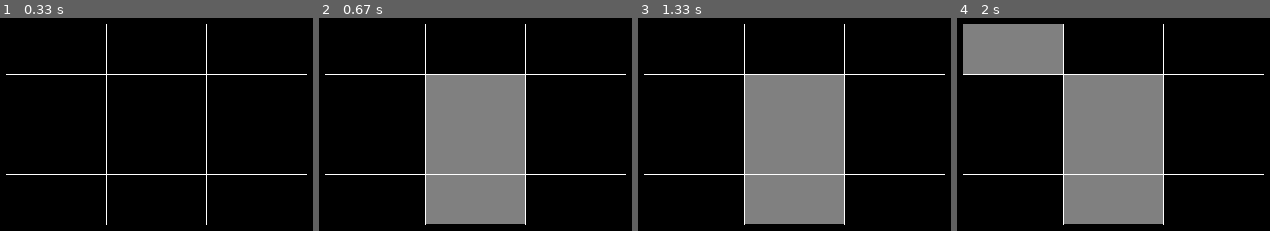
Above: before the commit, frames 1-4 (left to right).
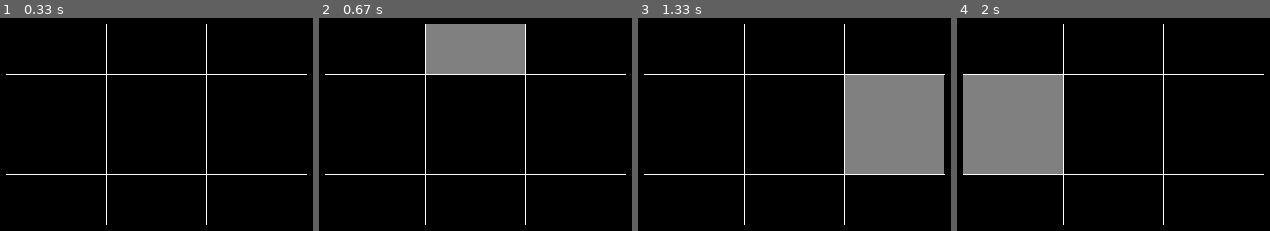
Above: after the commit, the same moments.

Repository: UCHMS19-20/final-project-gabriel-oliveira
Game: pygame game, started from src/game.py
Same seed, same stepped clock (60 frames per second), same inputs: the game is played once before the commit and once after it.
Inputs (mouse positions are in pixels of both pictures, inside the frame that each line leads up to):
- Up to frame 1 (0.33 s): no input
- Up to frame 2 (0.67 s): press the mouse at (475, 199) at 0.37 s; move the mouse to (466, 120) at 0.47 s; release the mouse at (456, 41) at 0.6 s
- Up to frame 3 (1.33 s): press the mouse at (794, 124) at 0.7 s; move the mouse to (722, 167) at 0.8 s; release the mouse at (650, 209) at 0.93 s; press the mouse at (894, 49) at 1.03 s; move the mouse to (875, 64) at 1.13 s; release the mouse at (857, 81) at 1.27 s
- Up to frame 4 (2 s): press the mouse at (1013, 49) at 1.37 s; move the mouse to (1047, 37) at 1.47 s; release the mouse at (1082, 26) at 1.6 s; press the mouse at (1013, 124) at 1.7 s; move the mouse to (988, 120) at 1.8 s; release the mouse at (963, 115) at 1.93 s

Frame 1 is identical in both runs. In frame 2, 29% of the frame differs, in the area x 34-66%, y 2-97%; in frame 3, 37%; in frame 4, 44%, in the area x 1-66%, y 2-97%.

Commit message:
Update game.py

Diff:
--- a/src/game.py
+++ b/src/game.py
@@ -6,7 +6,7 @@
 
 # Create a display. Size must be a tuple, which is why it's in parentheses
 screen = pygame.display.set_mode( (400, 300) )
-
+boxes = [False, False, False, False, False, False, False, False, False]
 # Main loop. Your game would go inside this loop
 while True:
     # do something for each event in the event queue (list of things that happen)
@@ -17,23 +17,196 @@
         if event.type == pygame.MOUSEMOTION:
             pos = pygame.mouse.get_pos()
             if ((50<pos[0] and pos[0]<150) and (50<pos[1] and pos[1]<100)):
-                pygame.draw.rect(screen, (128, 128, 128), (50,50,100,50))
+                pygame.draw.rect(screen, (128, 128, 128), (50,50,100,50)) # top left
+                pygame.draw.rect(screen, (0, 0, 0), (150,100,100,100)) # middle middle
+                pygame.draw.rect(screen, (0,0,0), (150,200,100,50)) # bottom middle
+                pygame.draw.rect(screen, (0,0,0), (50,100,100,100)) # middle left
+                pygame.draw.rect(screen, (0, 0, 0), (150,50,100,50)) # middle top
+                pygame.draw.rect(screen, (0, 0, 0), (50,200,100,50)) #left bottom
+                pygame.draw.rect(screen, (0, 0, 0), (250,50,100,50)) #top right
+                pygame.draw.rect(screen, (0, 0, 0), (250,100,100,100))#right middle
+                pygame.draw.rect(screen, (0, 0, 0), (250,200,100,50))#right bottom
             if ((150<pos[0] and pos[0]<250) and (100<pos[1] and pos[1]<200)):
-                pygame.draw.rect(screen, (128, 128, 128), (150,100,100,100))
+                pygame.draw.rect(screen, (128, 128, 128), (150,100,100,100)) # middle middl
+                pygame.draw.rect(screen, (0,0,0), (50,50,100,50)) # top left
+                pygame.draw.rect(screen, (0,0,0), (150,200,100,50)) # bottom middle
+                pygame.draw.rect(screen, (0,0,0), (50,100,100,100)) # middle left
+                pygame.draw.rect(screen, (0, 0, 0), (150,50,100,50)) # middle top
+                pygame.draw.rect(screen, (0, 0, 0), (50,200,100,50)) #left bottom
+                pygame.draw.rect(screen, (0, 0, 0), (250,50,100,50)) #top right
+                pygame.draw.rect(screen, (0, 0, 0), (250,100,100,100))#right middle
+                pygame.draw.rect(screen, (0, 0, 0), (250,200,100,50))#right bottom
             if ((150<pos[0] and pos[0]<250) and (200<pos[1] and pos[1]<250)):
-                pygame.draw.rect(screen, (128, 128, 128), (150,200,100,50))
-            # if ((50<pos[0] and pos[0]<150) and (50<pos[1] and pos[1]<100)):
-            #pygame.draw.rect(screen, (128, 128, 128), (50,50,100,50))
-            # if ((150<pos[0] and pos[0]<250) and (100<pos[1] and pos[1]<200)):
-            #pygame.draw.rect(screen, (128, 128, 128), (50,50,100,50))
-            # if ((200<pos[0] and pos[0]<250) and (200<pos[1] and pos[1]<250)):
-            #pygame.draw.rect(screen, (128, 128, 128), (50,50,100,50))
-            # if ((50<pos[0] and pos[0]<150) and (50<pos[1] and pos[1]<100)):
-            #pygame.draw.rect(screen, (128, 128, 128), (50,50,100,50))
-            # if ((150<pos[0] and pos[0]<250) and (100<pos[1] and pos[1]<200)):
-            #pygame.draw.rect(screen, (128, 128, 128), (50,50,100,50))
-            # if ((200<pos[0] and pos[0]<250) and (200<pos[1] and pos[1]<250)):
-            #pygame.draw.rect(screen, (128, 128, 128), (50,50,100,50))
+                pygame.draw.rect(screen, (128, 128, 128), (150,200,100,50)) # bottom middle
+                pygame.draw.rect(screen, (0, 0, 0), (150,100,100,100)) # middle middle
+                pygame.draw.rect(screen, (0,0,0), (50,50,100,50)) # top left
+                pygame.draw.rect(screen, (0,0,0), (50,100,100,100)) # middle left
+                pygame.draw.rect(screen, (0, 0, 0), (150,50,100,50)) # middle top
+                pygame.draw.rect(screen, (0, 0, 0), (50,200,100,50)) #left bottom
+                pygame.draw.rect(screen, (0, 0, 0), (250,50,100,50)) #top right
+                pygame.draw.rect(screen, (0, 0, 0), (250,100,100,100))#right middle
+                pygame.draw.rect(screen, (0, 0, 0), (250,200,100,50))#right bottom
+            if ((50<pos[0] and pos[0]<150) and (100<pos[1] and pos[1]<200)):
+                pygame.draw.rect(screen, (128, 128, 128), (50,100,100,100)) # middle left
+                pygame.draw.rect(screen, (0, 0, 0), (150,100,100,100)) # middle middle
+                pygame.draw.rect(screen, (0,0,0), (50,50,100,50)) # top left
+                pygame.draw.rect(screen, (0,0,0), (150,200,100,50)) # bottom middle
+                pygame.draw.rect(screen, (0, 0, 0), (150,50,100,50)) # middle top
+                pygame.draw.rect(screen, (0, 0, 0), (50,200,100,50)) #left bottom
+                pygame.draw.rect(screen, (0, 0, 0), (250,50,100,50)) #top right
+                pygame.draw.rect(screen, (0, 0, 0), (250,100,100,100))#right middle
+                pygame.draw.rect(screen, (0, 0, 0), (250,200,100,50))#right bottom
+            if ((150<pos[0] and pos[0]<250) and (50<pos[1] and pos[1]<100)):
+                pygame.draw.rect(screen, (128, 128, 128), (150,50,100,50)) # middle top
+                pygame.draw.rect(screen, (0, 0, 0), (150,100,100,100)) # middle middle
+                pygame.draw.rect(screen, (0,0,0), (50,50,100,50)) # top left
+                pygame.draw.rect(screen, (0,0,0), (150,200,100,50)) # bottom middle
+                pygame.draw.rect(screen, (0,0,0), (50,100,100,100)) # middle left
+                pygame.draw.rect(screen, (0, 0, 0), (50,200,100,50)) #left bottom
+                pygame.draw.rect(screen, (0, 0, 0), (250,50,100,50)) #top right
+                pygame.draw.rect(screen, (0, 0, 0), (250,100,100,100))#right middle
+                pygame.draw.rect(screen, (0, 0, 0), (250,200,100,50))#right bottom
+            if ((50<pos[0] and pos[0]<150) and (200<pos[1] and pos[1]<250)):
+                pygame.draw.rect(screen, (128, 128, 128), (50,200,100,50)) #left bottom
+                pygame.draw.rect(screen, (0, 0, 0), (150,100,100,100)) # middle middle
+                pygame.draw.rect(screen, (0,0,0), (50,50,100,50)) # top left
+                pygame.draw.rect(screen, (0,0,0), (150,200,100,50)) # bottom middle
+                pygame.draw.rect(screen, (0,0,0), (50,100,100,100)) # middle left
+                pygame.draw.rect(screen, (0, 0, 0), (150,50,100,50)) # middle top
+                pygame.draw.rect(screen, (0, 0, 0), (250,50,100,50)) #top right
+                pygame.draw.rect(screen, (0, 0, 0), (250,100,100,100))#right middle
+                pygame.draw.rect(screen, (0, 0, 0), (250,200,100,50))#right bottom
+            if ((250<pos[0] and pos[0]<350) and (50<pos[1] and pos[1]<100)):
+                pygame.draw.rect(screen, (128, 128, 128), (250,50,100,50)) #top right
+                pygame.draw.rect(screen, (0, 0, 0), (150,100,100,100)) # middle middle
+                pygame.draw.rect(screen, (0,0,0), (50,50,100,50)) # top left
+                pygame.draw.rect(screen, (0,0,0), (150,200,100,50)) # bottom middle
+                pygame.draw.rect(screen, (0,0,0), (50,100,100,100)) # middle left
+                pygame.draw.rect(screen, (0, 0, 0), (150,50,100,50)) # middle top
+                pygame.draw.rect(screen, (0, 0, 0), (50,200,100,50)) #left bottom
+                pygame.draw.rect(screen, (0, 0, 0), (250,100,100,100))#right middle
+                pygame.draw.rect(screen, (0, 0, 0), (250,200,100,50))#right bottom
+            if ((250<pos[0] and pos[0]<350) and (100<pos[1] and pos[1]<200)):
+                pygame.draw.rect(screen, (128, 128, 128), (250,100,100,100))#right middle
+                pygame.draw.rect(screen, (0, 0, 0), (150,100,100,100)) # middle middle
+                pygame.draw.rect(screen, (0,0,0), (50,50,100,50)) # top left
+                pygame.draw.rect(screen, (0,0,0), (150,200,100,50)) # bottom middle
+                pygame.draw.rect(screen, (0,0,0), (50,100,100,100)) # middle left
+                pygame.draw.rect(screen, (0, 0, 0), (150,50,100,50)) # middle top
+                pygame.draw.rect(screen, (0, 0, 0), (50,200,100,50)) #left bottom
+                pygame.draw.rect(screen, (0, 0, 0), (250,50,100,50)) #top right
+            if ((250<pos[0] and pos[0]<350) and (200<pos[1] and pos[1]<250)):
+                pygame.draw.rect(screen, (128, 128, 128), (250,200,100,50))#right bottom
+                pygame.draw.rect(screen, (0, 0, 0), (150,100,100,100)) # middle middle
+                pygame.draw.rect(screen, (0,0,0), (50,50,100,50)) # top left
+                pygame.draw.rect(screen, (0,0,0), (150,200,100,50)) # bottom middle
+                pygame.draw.rect(screen, (0,0,0), (50,100,100,100)) # middle left
+                pygame.draw.rect(screen, (0, 0, 0), (150,50,100,50)) # middle top
+                pygame.draw.rect(screen, (0, 0, 0), (50,200,100,50)) #left bottom
+                pygame.draw.rect(screen, (0, 0, 0), (250,50,100,50)) #top right
+                pygame.draw.rect(screen, (0, 0, 0), (250,100,100,100))#right middle
+
+
+
+
+
+
+
+
+
+
+        if event.type == pygame.MOUSEBUTTONDOWN:
+            pos = pygame.mouse.get_pos()
+            if ((50<pos[0] and pos[0]<150) and (50<pos[1] and pos[1]<100)):
+                boxes[0] = True
+                pygame.draw.rect(screen, (255, 255, 255), (50,50,100,50)) # top left
+                pygame.draw.rect(screen, (0, 0, 0), (150,100,100,100)) # middle middle
+                pygame.draw.rect(screen, (0,0,0), (150,200,100,50)) # bottom middle
+                pygame.draw.rect(screen, (0,0,0), (50,100,100,100)) # middle left
+                pygame.draw.rect(screen, (0, 0, 0), (150,50,100,50)) # middle top
+                pygame.draw.rect(screen, (0, 0, 0), (50,200,100,50)) #left bottom
+                pygame.draw.rect(screen, (0, 0, 0), (250,50,100,50)) #top right
+                pygame.draw.rect(screen, (0, 0, 0), (250,100,100,100))#right middle
+                pygame.draw.rect(screen, (0, 0, 0), (250,200,100,50))#right bottom
+            if ((150<pos[0] and pos[0]<250) and (100<pos[1] and pos[1]<200)):
+                pygame.draw.rect(screen, (255, 255, 255), (150,100,100,100)) # middle middl
+                pygame.draw.rect(screen, (0,0,0), (50,50,100,50)) # top left
+                pygame.draw.rect(screen, (0,0,0), (150,200,100,50)) # bottom middle
+                pygame.draw.rect(screen, (0,0,0), (50,100,100,100)) # middle left
+                pygame.draw.rect(screen, (0, 0, 0), (150,50,100,50)) # middle top
+                pygame.draw.rect(screen, (0, 0, 0), (50,200,100,50)) #left bottom
+                pygame.draw.rect(screen, (0, 0, 0), (250,50,100,50)) #top right
+                pygame.draw.rect(screen, (0, 0, 0), (250,100,100,100))#right middle
+                pygame.draw.rect(screen, (0, 0, 0), (250,200,100,50))#right bottom
+            if ((150<pos[0] and pos[0]<250) and (200<pos[1] and pos[1]<250)):
+                pygame.draw.rect(screen, (255, 255, 255), (150,200,100,50)) # bottom middle
+                pygame.draw.rect(screen, (0, 0, 0), (150,100,100,100)) # middle middle
+                pygame.draw.rect(screen, (0,0,0), (50,50,100,50)) # top left
+                pygame.draw.rect(screen, (0,0,0), (50,100,100,100)) # middle left
+                pygame.draw.rect(screen, (0, 0, 0), (150,50,100,50)) # middle top
+                pygame.draw.rect(screen, (0, 0, 0), (50,200,100,50)) #left bottom
+                pygame.draw.rect(screen, (0, 0, 0), (250,50,100,50)) #top right
+                pygame.draw.rect(screen, (0, 0, 0), (250,100,100,100))#right middle
+                pygame.draw.rect(screen, (0, 0, 0), (250,200,100,50))#right bottom
+            if ((50<pos[0] and pos[0]<150) and (100<pos[1] and pos[1]<200)):
+                pygame.draw.rect(screen, (255, 255, 255), (50,100,100,100)) # middle left
+                pygame.draw.rect(screen, (0, 0, 0), (150,100,100,100)) # middle middle
+                pygame.draw.rect(screen, (0,0,0), (50,50,100,50)) # top left
+                pygame.draw.rect(screen, (0,0,0), (150,200,100,50)) # bottom middle
+                pygame.draw.rect(screen, (0, 0, 0), (150,50,100,50)) # middle top
+                pygame.draw.rect(screen, (0, 0, 0), (50,200,100,50)) #left bottom
+                pygame.draw.rect(screen, (0, 0, 0), (250,50,100,50)) #top right
+                pygame.draw.rect(screen, (0, 0, 0), (250,100,100,100))#right middle
+                pygame.draw.rect(screen, (0, 0, 0), (250,200,100,50))#right bottom
+            if ((150<pos[0] and pos[0]<250) and (50<pos[1] and pos[1]<100)):
+                pygame.draw.rect(screen, (255, 255, 255), (150,50,100,50)) # middle top
+                pygame.draw.rect(screen, (0, 0, 0), (150,100,100,100)) # middle middle
+                pygame.draw.rect(screen, (0,0,0), (50,50,100,50)) # top left
+                pygame.draw.rect(screen, (0,0,0), (150,200,100,50)) # bottom middle
+                pygame.draw.rect(screen, (0,0,0), (50,100,100,100)) # middle left
+                pygame.draw.rect(screen, (0, 0, 0), (50,200,100,50)) #left bottom
+                pygame.draw.rect(screen, (0, 0, 0), (250,50,100,50)) #top right
+                pygame.draw.rect(screen, (0, 0, 0), (250,100,100,100))#right middle
+                pygame.draw.rect(screen, (0, 0, 0), (250,200,100,50))#right bottom
+            if ((50<pos[0] and pos[0]<150) and (200<pos[1] and pos[1]<250)):
+                pygame.draw.rect(screen, (255, 255, 255), (50,200,100,50)) #left bottom
+                pygame.draw.rect(screen, (0, 0, 0), (150,100,100,100)) # middle middle
+                pygame.draw.rect(screen, (0,0,0), (50,50,100,50)) # top left
+                pygame.draw.rect(screen, (0,0,0), (150,200,100,50)) # bottom middle
+                pygame.draw.rect(screen, (0,0,0), (50,100,100,100)) # middle left
+                pygame.draw.rect(screen, (0, 0, 0), (150,50,100,50)) # middle top
+                pygame.draw.rect(screen, (0, 0, 0), (250,50,100,50)) #top right
+                pygame.draw.rect(screen, (0, 0, 0), (250,100,100,100))#right middle
+                pygame.draw.rect(screen, (0, 0, 0), (250,200,100,50))#right bottom
+            if ((250<pos[0] and pos[0]<350) and (50<pos[1] and pos[1]<100)):
+                pygame.draw.rect(screen, (255, 255, 255), (250,50,100,50)) #top right
+                pygame.draw.rect(screen, (0, 0, 0), (150,100,100,100)) # middle middle
+                pygame.draw.rect(screen, (0,0,0), (50,50,100,50)) # top left
+                pygame.draw.rect(screen, (0,0,0), (150,200,100,50)) # bottom middle
+                pygame.draw.rect(screen, (0,0,0), (50,100,100,100)) # middle left
+                pygame.draw.rect(screen, (0, 0, 0), (150,50,100,50)) # middle top
+                pygame.draw.rect(screen, (0, 0, 0), (50,200,100,50)) #left bottom
+                pygame.draw.rect(screen, (0, 0, 0), (250,100,100,100))#right middle
+                pygame.draw.rect(screen, (0, 0, 0), (250,200,100,50))#right bottom
+            if ((250<pos[0] and pos[0]<350) and (100<pos[1] and pos[1]<200)):
+                pygame.draw.rect(screen, (255, 255, 255), (250,100,100,100))#right middle
+                pygame.draw.rect(screen, (0, 0, 0), (150,100,100,100)) # middle middle
+                pygame.draw.rect(screen, (0,0,0), (50,50,100,50)) # top left
+                pygame.draw.rect(screen, (0,0,0), (150,200,100,50)) # bottom middle
+                pygame.draw.rect(screen, (0,0,0), (50,100,100,100)) # middle left
+                pygame.draw.rect(screen, (0, 0, 0), (150,50,100,50)) # middle top
+                pygame.draw.rect(screen, (0, 0, 0), (50,200,100,50)) #left bottom
+                pygame.draw.rect(screen, (0, 0, 0), (250,50,100,50)) #top right
+            if ((250<pos[0] and pos[0]<350) and (200<pos[1] and pos[1]<250)):
+                pygame.draw.rect(screen, (255, 255, 255), (250,200,100,50))#right bottom
+                pygame.draw.rect(screen, (0, 0, 0), (150,100,100,100)) # middle middle
+                pygame.draw.rect(screen, (0,0,0), (50,50,100,50)) # top left
+                pygame.draw.rect(screen, (0,0,0), (150,200,100,50)) # bottom middle
+                pygame.draw.rect(screen, (0,0,0), (50,100,100,100)) # middle left
+                pygame.draw.rect(screen, (0, 0, 0), (150,50,100,50)) # middle top
+                pygame.draw.rect(screen, (0, 0, 0), (50,200,100,50)) #left bottom
+                pygame.draw.rect(screen, (0, 0, 0), (250,50,100,50)) #top right
+                pygame.draw.rect(screen, (0, 0, 0), (250,100,100,100))#right middle
         # Check to see if the current event is a QUIT event
     # main code goes here
     pygame.draw.line(screen, (255, 255, 255), (50, 100), (350, 100), 1)
